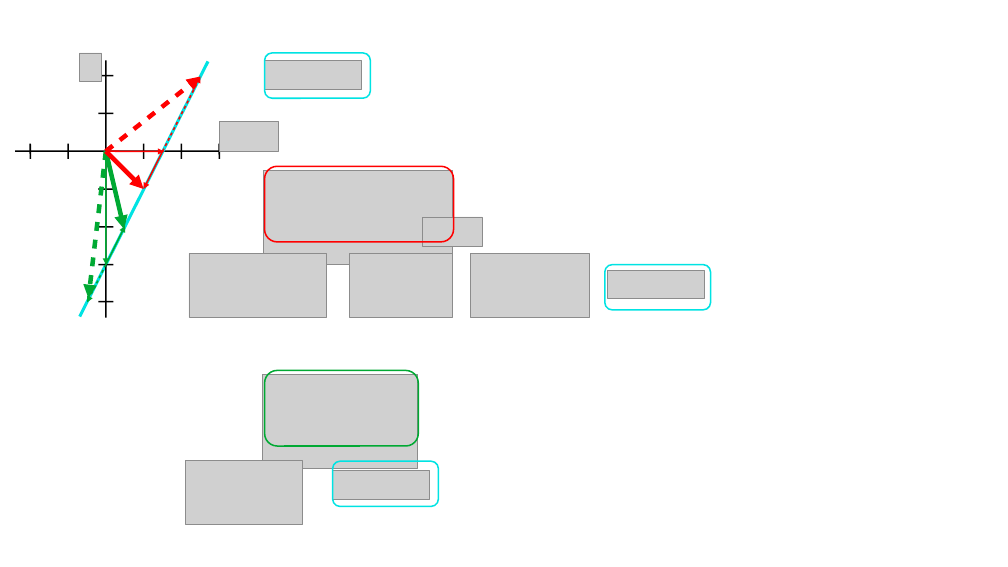
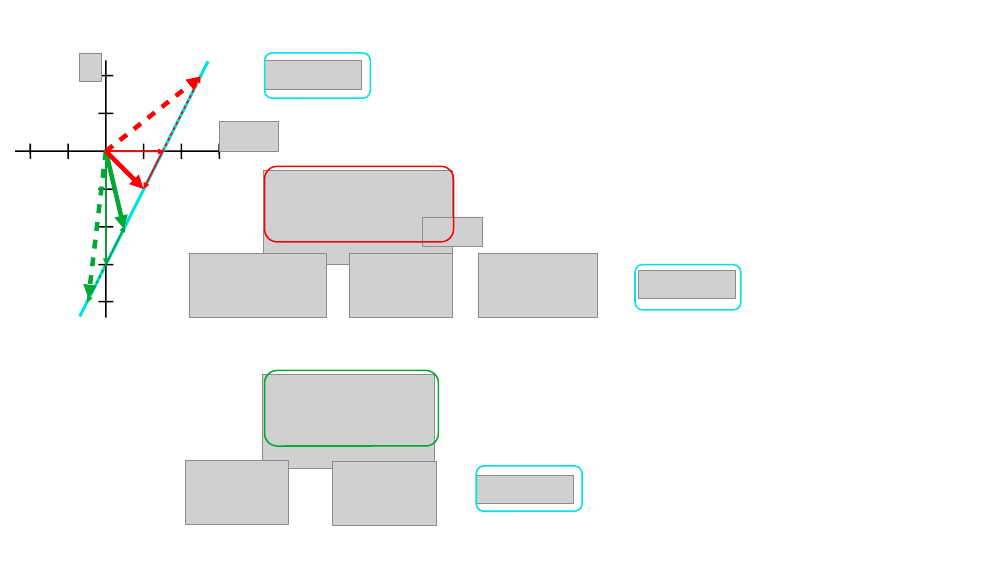
Before and after one commit to QQuick/Wiztech, a slide deck: slide 14 of module_2_numerieke_wiskunde/les_2_vergelijkingen_matrices_en_vectoren/vergelijkingen_1.odp. Drawn at 1008x567 pixels with LibreOffice and Linux fonts; fonts in the diff are those of the drawing; grey boxes stand for pictures. Boxes give left, top, right and bottom in pixels: in the first picture for what was removed or moved away, otherwise in the second. Text is boxed around its words. In the diff, an @@ line names an element or a change of style, - is before the commit and + after.

Commit message:
laatste slide van lin alg

```diff
--- a/module_2_numerieke_wiskunde/les_2_vergelijkingen_matrices_en_vectoren/vergelijkingen_1.odp
+++ b/module_2_numerieke_wiskunde/les_2_vergelijkingen_matrices_en_vectoren/vergelijkingen_1.odp
@@ picture: place and size @@
-picture at (470, 253, 589, 318)
+picture at (479, 253, 597, 318)
@@ rounded rectangle: place and size @@
-rounded rectangle at (605, 265, 711, 310)
+rounded rectangle at (635, 265, 741, 310)
@@ picture: place and size @@
-picture at (608, 270, 705, 299)
+picture at (638, 270, 735, 299)
@@ picture: place and size @@
-picture at (263, 374, 418, 469)
+picture at (263, 374, 435, 469)
@@ rounded rectangle: place and size @@
-rounded rectangle at (265, 371, 418, 446)
+rounded rectangle at (265, 371, 439, 446)
@@ picture: place and size @@
-picture at (185, 461, 302, 525)
+picture at (185, 461, 289, 525)
@@ picture added at (333, 461, 436, 526) @@
@@ picture: place and size @@
-picture at (333, 470, 430, 499)
+picture at (476, 476, 573, 504)
@@ rounded rectangle: place and size @@
-rounded rectangle at (333, 461, 439, 507)
+rounded rectangle at (476, 466, 582, 511)
```
Also in this commit, not shown: 2 other files.
